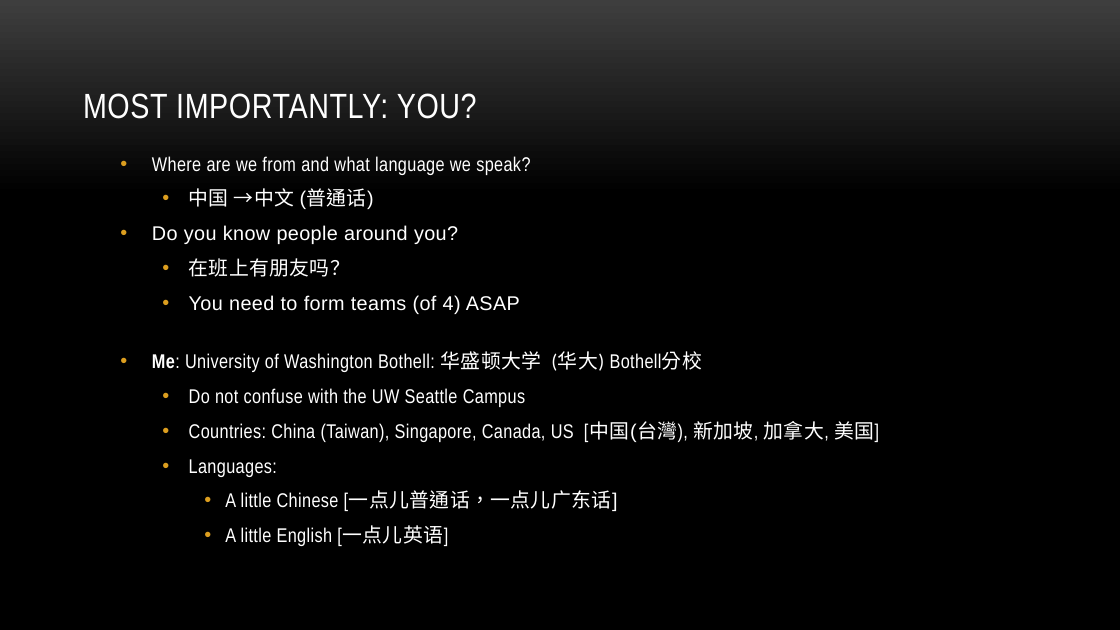
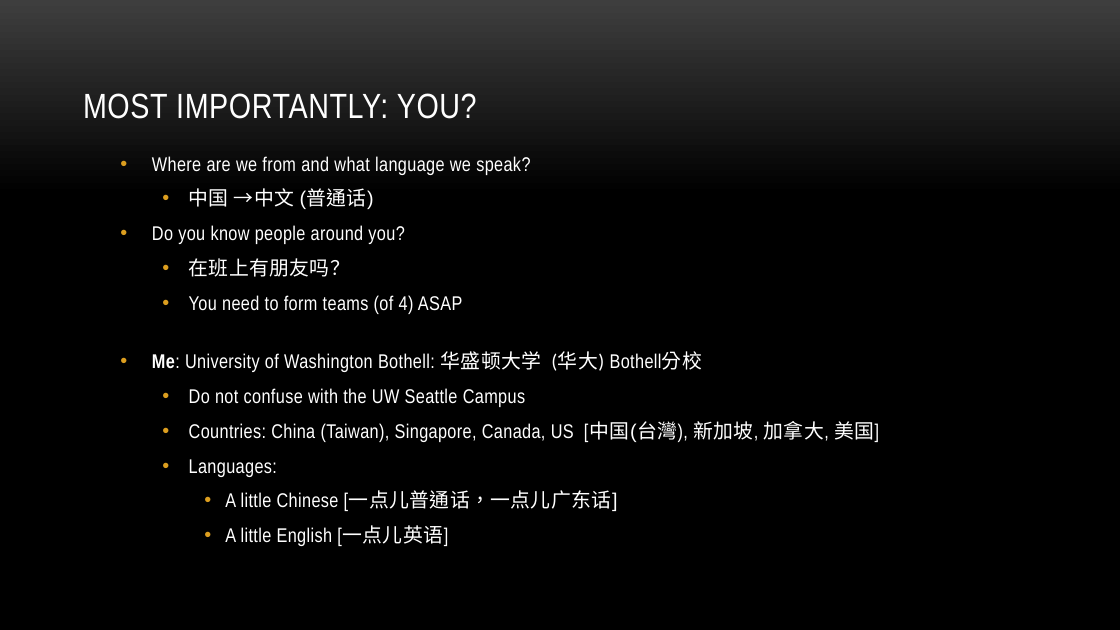
Before and after one commit to myuwbclasses/IntroGameDev-XJTU, a slide deck: slide 2 of PPT/Intro.pptx. Drawn at 1120x630 pixels with LibreOffice and Linux fonts; fonts in the diff are those of the drawing; background and template pictures are left out. Boxes give left, top, right and bottom in pixels: in the first picture for what was removed or moved away, otherwise in the second. Text is boxed around its words. In the diff, an @@ line names an element or a change of style, - is before the commit and + after.

```diff
--- a/PPT/Intro.pptx
+++ b/PPT/Intro.pptx
@@ text at [152,225,462,314]: font Arial to Arial Narrow in "Do you know people around you?", "在班上有朋友吗？", "You need to form teams (of 4) ..." @@
```
Also in this commit, not shown: 6 other slides changed, 1 other file.
